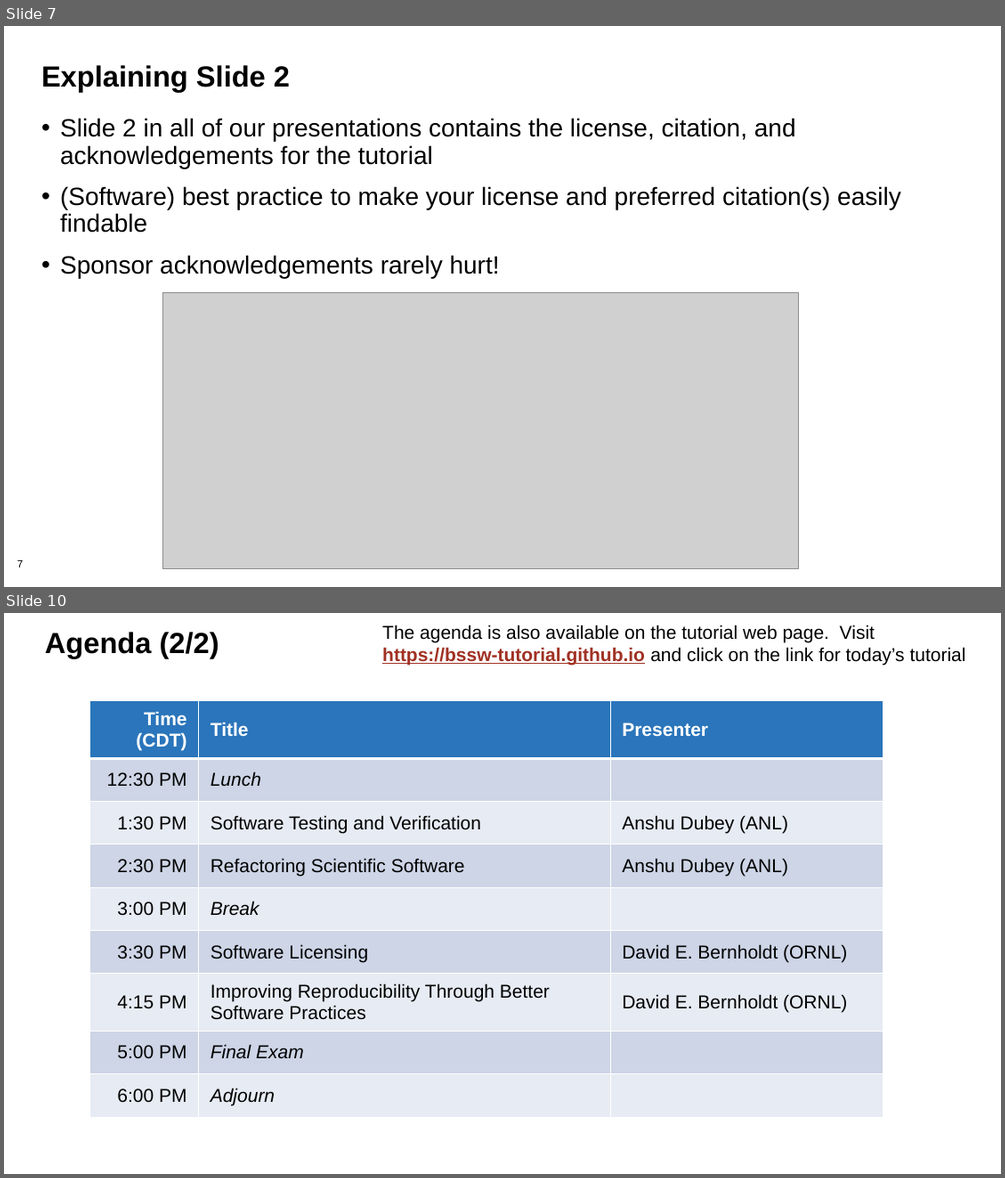
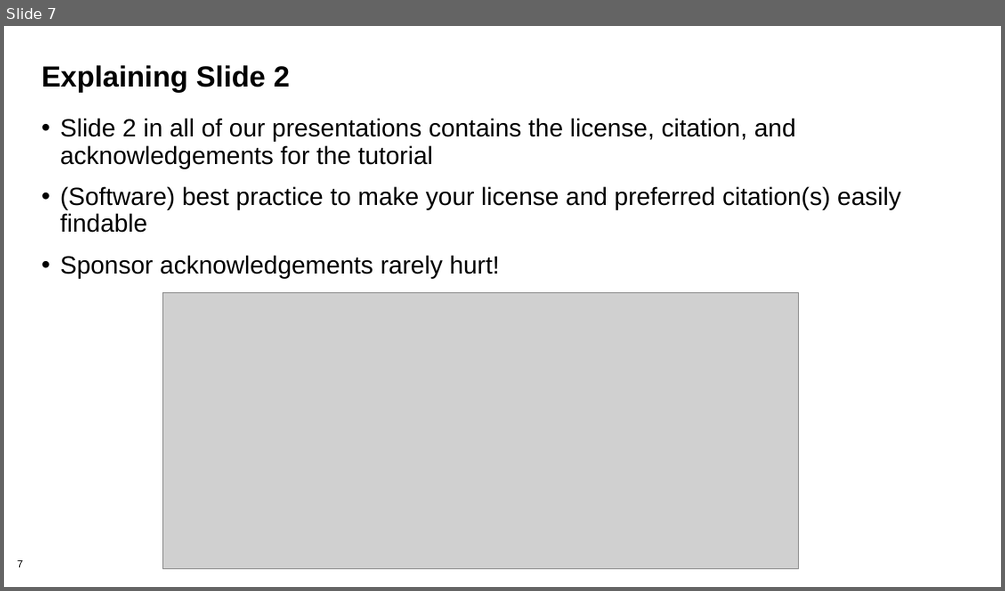
Before and after one commit to bssw-tutorial/presentations, a slide deck: intro.pptx. Shown one above the other, each under a label of ours: slides 7 and 10 before the commit, slide 7 after it; the slides between them are not shown. The pictures are 1005x1178 and 1005x591 pixels, drawn with LibreOffice and Linux fonts; fonts in the diff are those of the drawing; grey boxes stand for pictures. Boxes give left, top, right and bottom in pixels: in the first picture for what was removed or moved away, otherwise in the second. Text is boxed around its words. In the diff, an @@ line names an element or a change of style, - is before the commit and + after.

```diff
--- a/intro.pptx
+++ b/intro.pptx
@@ slide 10 removed at [4, 613, 1001, 1174], background #FFFFFF @@
@@ title removed at [45, 632, 219, 658] @@
-Agenda (2/2)
@@ text removed at [382, 625, 966, 666] @@
-The agenda is also available on the tutorial web page. Visit https://bssw-tutorial.github.io and click on the link for today’s tutorial
@@ table removed at [90, 701, 882, 1124], 9 rows, 3 columns @@
-Time (CDT) | Title | Presenter
-12:30 PM | Lunch | 
-1:30 PM | Software Testing and Verification | Anshu Dubey (ANL)
-2:30 PM | Refactoring Scientific Software | Anshu Dubey (ANL)
-3:00 PM | Break | 
-3:30 PM | Software Licensing | David E. Bernholdt (ORNL)
-4:15 PM | Improving Reproducibility Through Better Software Practices | David E. Bernholdt (ORNL)
-5:00 PM | Final Exam | 
-6:00 PM | Adjourn | 
```
Also in this commit, not shown: 5 slides changed.
